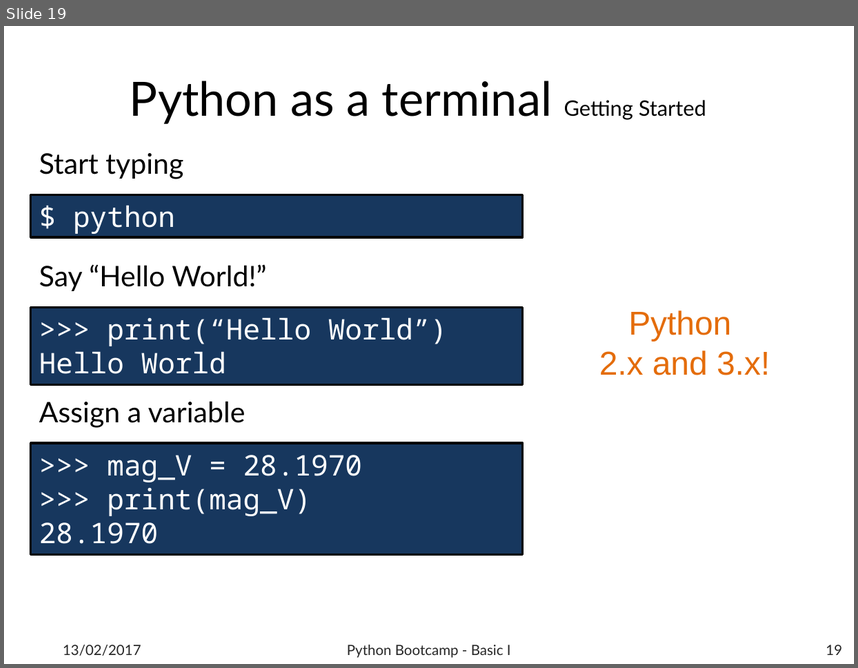
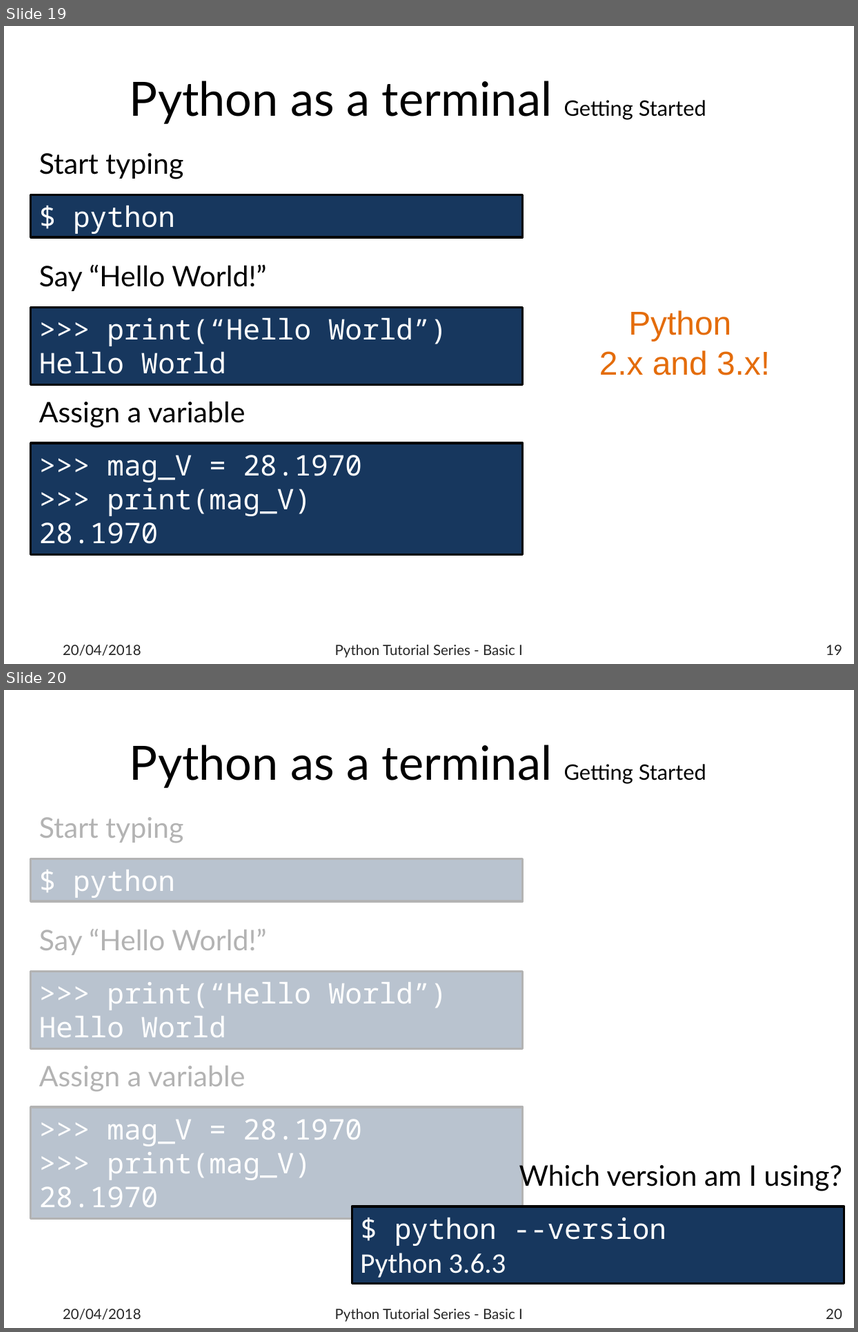
Before and after one commit to b1quint/Python-Tutorial-Series, a slide deck: Presentations/Python Bootcamp - Basics I .pptx. Shown one above the other, each under a label of ours: slide 19 before the commit, slides 19 and 20 after it. The pictures are 858x668 and 858x1332 pixels, drawn with LibreOffice and Linux fonts; fonts in the diff are those of the drawing; background and template pictures are left out. Boxes give left, top, right and bottom in pixels: in the first picture for what was removed or moved away, otherwise in the second. Text is boxed around its words. In the diff, an @@ line names an element or a change of style, - is before the commit and + after.

Commit message:
Updated presentation - Basics I

```diff
--- a/Presentations/Python Bootcamp - Basics I .pptx
+++ b/Presentations/Python Bootcamp - Basics I .pptx
@@ slide 20 added at (4, 690, 854, 1328), background #FFFFFF @@
@@ title added at (130, 745, 706, 788), 40 pt, text #000000 @@
+Python as a terminal Getting Started
@@ rectangle added at (21, 814, 550, 1270), fill #FFFFFF at 70% opacity @@
@@ text added at (39, 817, 183, 842), 24 pt, text #000000 @@
+Start typing
@@ rectangle added at (30, 859, 523, 902), fill #17375E, outline #000000 2 pt, 24 pt, text #FFFFFF @@
+$ python
@@ text added at (39, 929, 266, 955), 24 pt, text #000000 @@
+Say “Hello World!”
@@ rectangle added at (30, 972, 523, 1049), fill #17375E, outline #000000 2 pt, 24 pt, text #FFFFFF @@
+>>> print(“Hello World”)
+Hello World
@@ text added at (39, 1065, 245, 1091), 24 pt, text #000000 @@
+Assign a variable
@@ rectangle added at (30, 1107, 523, 1218), fill #17375E, outline #000000 2 pt, 24 pt, text #FFFFFF @@
+>>> mag_V = 28.1970
+>>> print(mag_V)
+28.1970
@@ text added at (519, 1161, 842, 1191), 24 pt, text #000000 @@
+Which version am I using?
@@ rectangle added at (352, 1206, 844, 1283), fill #17375E, outline #000000 2 pt, 24 pt, text #FFFFFF @@
+$ python --version
+Python 3.6.3
@@ text added at (63, 1308, 141, 1319), 12 pt, text #262626 @@
+20/04/2018
@@ text added at (335, 1308, 523, 1321), 12 pt, text #262626 @@
+Python Tutorial Series - Basic I
@@ page number added at (826, 1308, 842, 1319), 12 pt, text #262626 @@
+20
@@ slide 19 changed as well @@
@@ text at (63, 644, 141, 655): text changed @@
-13/02/2017
+20/04/2018
@@ text at (335, 644, 523, 657): text changed @@
-Python Bootcamp - Basic I
+Python Tutorial Series - Basic I
```
Also in this commit, not shown: 53 other slides changed, 2 other slides added.
